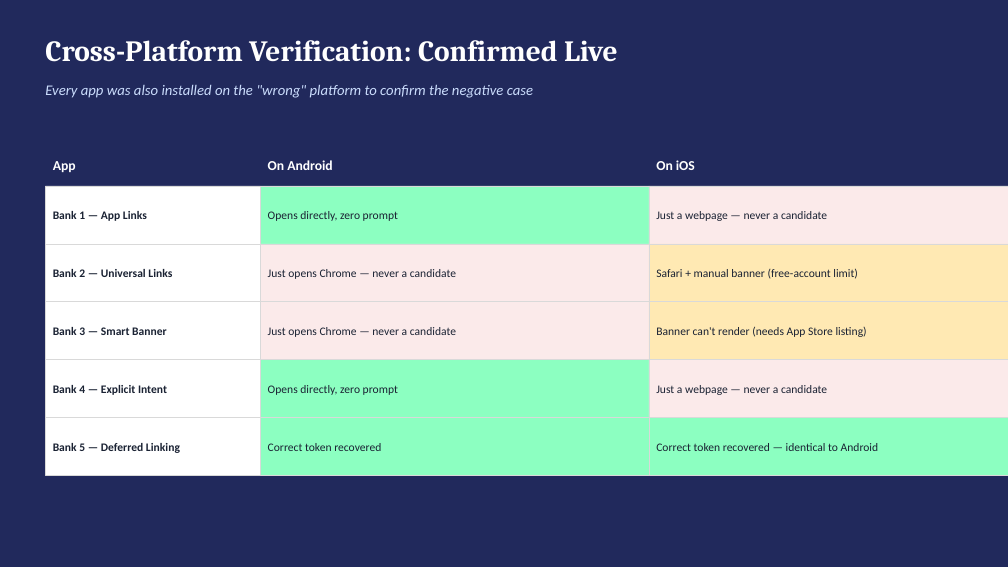
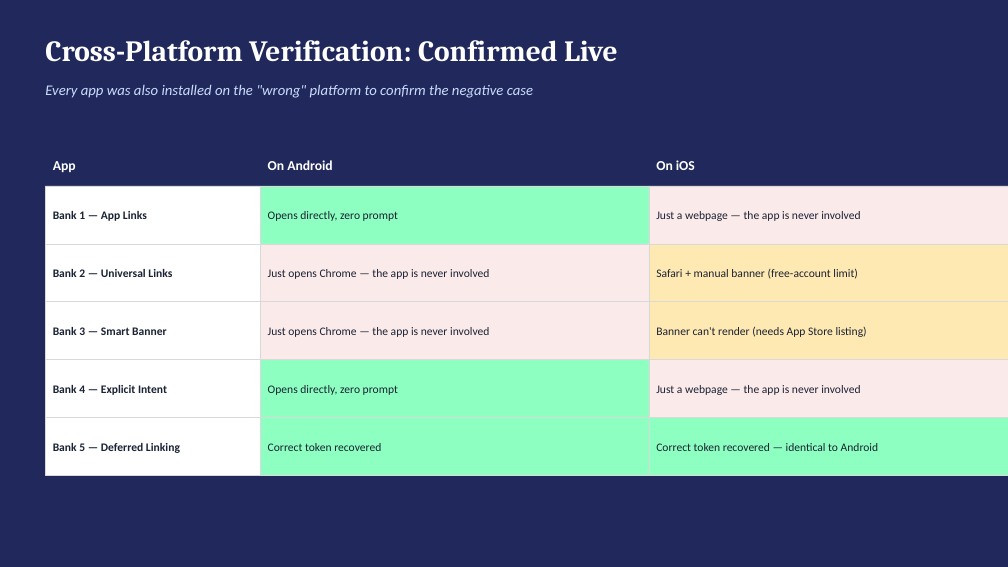
Before and after one commit to deandrehaijielim-commits/sgqr-deep-link-demo, a slide deck: slide 19 of SGQR_Deep_Linking_Simulation.pptx (slide 13 before the commit). Drawn at 1008x567 pixels with LibreOffice and Linux fonts; fonts in the diff are those of the drawing. Boxes give left, top, right and bottom in pixels: in the first picture for what was removed or moved away, otherwise in the second. Text is boxed around its words. In the diff, an @@ line names an element or a change of style, - is before the commit and + after.

```diff
--- a/SGQR_Deep_Linking_Simulation.pptx
+++ b/SGQR_Deep_Linking_Simulation.pptx
@@ text in rectangle at <box>656,211,860,221</box>: text changed @@
-Just a webpage — never a candidate
+Just a webpage — the app is never involved
@@ text in rectangle at <box>268,269,489,279</box>: text changed @@
-Just opens Chrome — never a candidate
+Just opens Chrome — the app is never involved
@@ text in rectangle at <box>268,327,489,337</box>: text changed @@
-Just opens Chrome — never a candidate
+Just opens Chrome — the app is never involved
@@ text in rectangle at <box>656,385,860,395</box>: text changed @@
-Just a webpage — never a candidate
+Just a webpage — the app is never involved
```
Also in this commit, not shown: 7 slides added, 1 slide removed, 1 other file.
